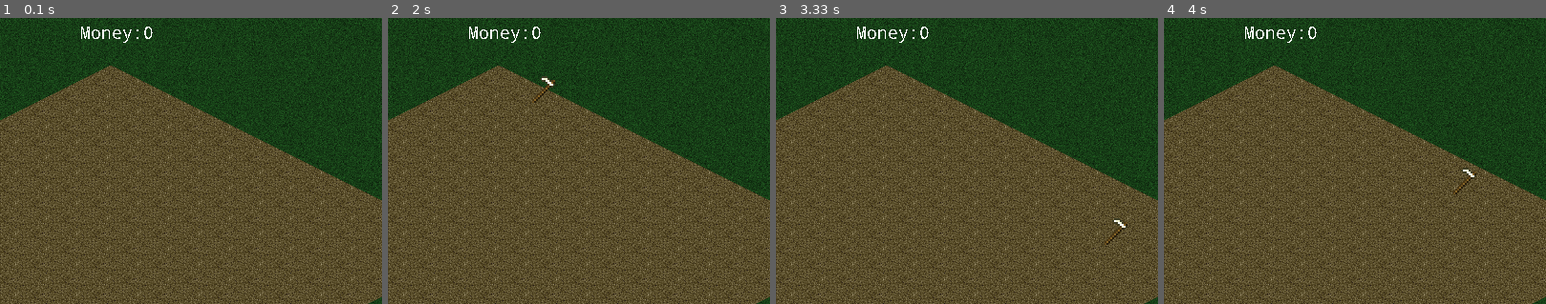
Above: before the commit, frames 1-4 (left to right).
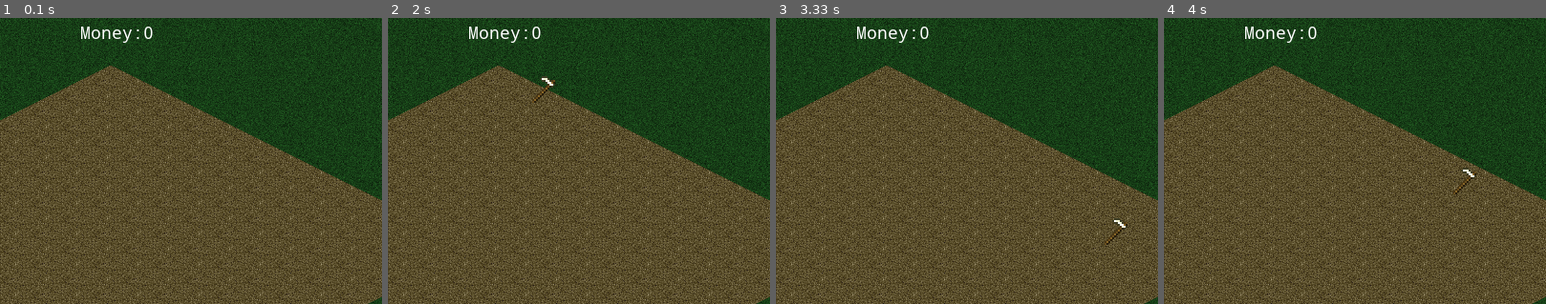
Above: after the commit, the same moments.

Repository: orneo1212/PythonFarmGame
Game: pygame game, started from pyFarmGame.py
Same seed, same stepped clock (60 frames per second), same inputs: the game is played once before the commit and once after it. The source is Python 2; it was converted automatically to run under Python 3.
Inputs (mouse positions are % of the whole screen's width and height, from its top left):
- Up to frame 1 (0.1 s): no input
- Up to frame 2 (2 s): click (50, 50) at 0.38 s; click (60, 72) at 0.72 s; click (19, 74) at 1.05 s; click (87, 85) at 1.38 s; click (52, 16) at 1.72 s
- Up to frame 3 (3.33 s): click (45, 76) at 2.05 s; click (47, 33) at 2.38 s; click (36, 29) at 2.72 s; click (76, 41) at 3.05 s
- Up to frame 4 (4 s): click (81, 48) at 3.38 s; click (71, 32) at 3.72 s
The pictures show only the part of the screen within x 35-85%, y 0-50%; the shares and areas given below are measured in that part.

The runs differ from the first frame. In frame 1, 0.2% of the frame differs, in the area x 21-40%, y 3-9%; in frame 2, 0.2%; in frame 3, 0.2%; in frame 4, 0.2%.

Commit message:
monet antialiasing

Diff:
--- a/pyFarmGame.py
+++ b/pyFarmGame.py
@@ -179,7 +179,7 @@
         screen.blit(self.images.loadimage('wateringcan'), (110, 10))
 
         text = "Money:%s" % self.player.money
-        text = self.font2.render(text, 0, (255, 255, 255), (255, 0, 255))
+        text = self.font2.render(text, 1, (255, 255, 255))
         text.set_colorkey((255, 0, 255))
         screen.blit(text, (400 - text.get_size()[0] / 2, 5))
 
